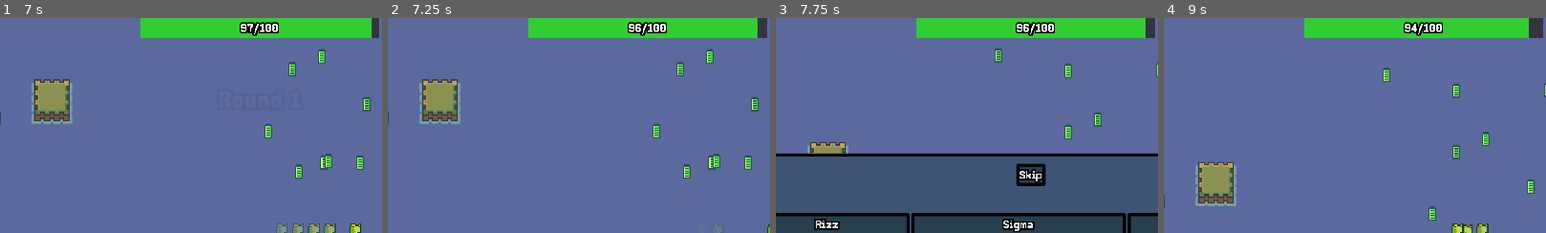
Above: before the commit, frames 1-4 (left to right).
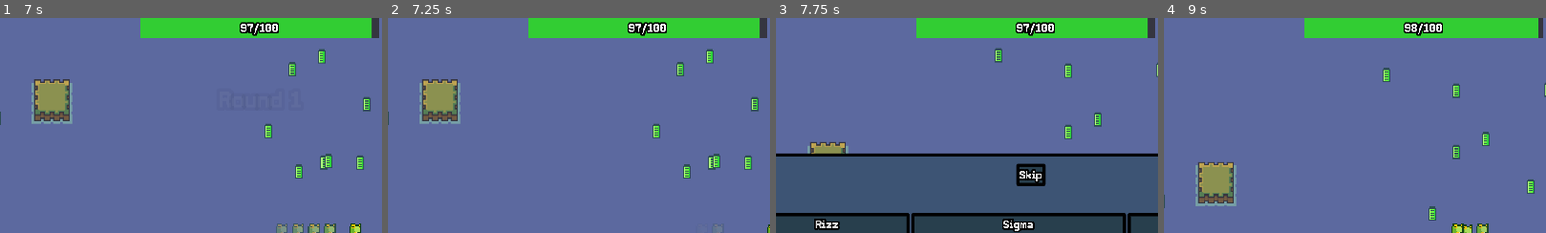
Above: after the commit, the same moments.

Repository: Snabes06/seakeeper
Game: Godot game, scene res://Scenes/StartMenu.tscn
The game is run twice, just before and just after one commit, with the same random seed, the same clock (stepped at 60 frames per second) and the same inputs.
Inputs:
- Up to frame 1 (7 s): click "Start" at 0.5 s; hold D (move_right) 1.28-2 s; tap Shift (dash) at 1.35, 5.85, 6.6 s; tap I (open_shop) at 1.52, 6.02 s; click "Skip" at 2 s; click "Skip" at 2.75 s; click "Rizz Price: 30 trash Increase…" at 3.5 s; click "Sigma Price: 50 trash Stops t…" at 4.25 s; click "Zoomies Price: 10 trash Incre…" at 5 s; tap Enter at 5.75 s; hold S (move_down) 5.78-6.53 s; hold D (move_right) from 6.53 s (still down)
- Up to frame 2 (7.25 s): keep holding D (move_right)
- Up to frame 3 (7.75 s): release D (move_right) at 7.28 s; hold W (move_up) from 7.28 s (still down); tap Shift (dash) at 7.35 s; tap I (open_shop) at 7.52 s
- Up to frame 4 (9 s): tap Space at 8 s; release W (move_up) at 8.03 s; hold A (move_left) from 8.03 s (still down); tap Shift (dash) at 8.1, 8.85 s; tap I (open_shop) at 8.27 s
The pictures show only the part of the screen within x 16-66%, y 0-50%; the shares and areas given below are measured in that part.

Frame 1 is identical in both runs. In frame 2, 0.1% of the frame differs, in the area x 64-98%, y 0-10%; in frame 3, 0.1%; in frame 4, 0.3%.
Error before the commit: Invalid call. Nonexistent function '_add_to_health' in base 'CanvasLayer (hud.gd)'. (res://Scripts/player.gd:102)

Commit message:
Partial Commit 0.025 v2
+Still working on some changes about code structure

Diff:
--- a/Scenes/hud.tscn
+++ b/Scenes/hud.tscn
@@ -7,7 +7,7 @@
 [ext_resource type="Script" uid="uid://06tvkthqln85" path="res://Scenes/game_over.gd" id="5_43w4t"]
 [ext_resource type="Script" uid="uid://t5mi6mgb6m57" path="res://Scripts/shop.gd" id="5_hkhr5"]
 [ext_resource type="Texture2D" uid="uid://0w3e25wpiwg4" path="res://Resources/OverlifeColor.png" id="6_36knk"]
-[ext_resource type="Script" uid="uid://biopryr451mj7" path="res://Scenes/rounds.gd" id="7_8jye8"]
+[ext_resource type="Script" uid="uid://biopryr451mj7" path="res://Scripts/rounds.gd" id="7_8jye8"]
 
 [sub_resource type="AtlasTexture" id="AtlasTexture_f43u2"]
 atlas = ExtResource("3_eaat0")
--- a/Scripts/hud.gd
+++ b/Scripts/hud.gd
@@ -36,21 +36,12 @@
 # updates hp related functions therefore progressing the game
 # also resulting in the end of the game.
 func _process(delta: float) -> void:
-	current_hp.text = str(roundi(health.value + overlife.value)) + "/" + str(roundi(health.max_value + overlife.max_value))
 	_decay_overlife(delta)
 	if overlife.value > 0:
 		_remove_from_overlife(delta)
-	else:
-		_remove_from_health(delta)
 	if health.value <= 0:
 		_end_game()
 
-# removes health from player
-func _remove_from_health(delta: float) -> void:
-	timer -= delta
-	if timer <= 0:
-		health.value -= damage_x
-		timer = 0.5
 
 # removes overlife health from player *is prioritized so that it is removed first
 func _remove_from_overlife(delta: float) -> void:
@@ -68,12 +59,18 @@
 			overlife.size.x -= 6
 		decay = 3
 
-# adds player health when picking up trash, will likely be replaced by different system in future updates.
-func update_health() -> void:
-	if health.value == 100:
-		overlife.value += 1
-	else:
-		health.value += 1
+## Updates specific hud element.
+func update_element(element: String, value: Variant) -> void:
+	match element:
+		"HP":
+			health.value = value
+			current_hp.text = str(roundi(health.value + overlife.value)) + "/" + str(roundi(health.max_value + overlife.max_value))
+		"HP_OVERLIFE":
+			overlife.value = value
+			current_hp.text = str(roundi(health.value + overlife.value)) + "/" + str(roundi(health.max_value + overlife.max_value))
+		"TRASH":
+			amount.text = str(roundi(value))
+
 
 # ends game
 func _end_game() -> void:
@@ -122,7 +119,7 @@
 
 			# increases size of overlife bar and total hp display over hp bar.
 			overlife.size.x += upgrade[index]["Value"] * 6
-			current_hp.text = str(roundi(health.value + overlife.value)) + "/" + str(roundi(health.max_value + overlife.max_value))
+			addstats.emit("Lifeline", upgrade[index]["Value"]) # sends a signal increasing players attraction radius.
 		"Sigma":
 			print("not")
 		"Leg Day":
--- a/Scripts/player.gd
+++ b/Scripts/player.gd
@@ -1,8 +1,15 @@
 extends CharacterBody2D
 
 # @export: Allows tweaking properties in inspector window
-@export var HP = 100 ## Player max health
-@export var TRASH = 0 ## Trash in player inventory
+@export var HP_MAX = 100 ## Player max health
+@export var HP = 100 ## Player current health
+@export var HP_OL_MAX = 0 ## Player max overlife
+@export var HP_OL = 0 ## Player current overlife
+
+@export var DAMAGE_INTERVAL = 0.5 ## Time between damage taken
+
+@export var TRASH = 0 ## Player current trash
+
 @export var MOVEMENT_SPEED = 100 ## Player movement speed
 @export var DASH_SPEED = 250 ## Player dash speed
 @export var DASH_DURATION = 0.25 ## Player dash duration
@@ -22,22 +29,24 @@
 var GHOST = preload("res://Scenes/Ghost.tscn")
 
 # Trash Counting
-@onready var trash_display = $Camera2D/HUD/Amount
 @onready var HUD = $Camera2D/HUD
-var COLLECTED = 0
 
 # Animations
 @onready var animation = $Sprite2D
 
 # Runs every frame
 func _physics_process(delta: float) -> void:
-	inputs()
+	if HP_OL == 0:
+		_take_damage(delta, 1) # Damage hp
+	else:
+		_take_ol_damage(delta, 1) # Damage overlife
+	_inputs()
 	_dash(delta)
 	_animation_handler()
 	move_and_slide()
 
 # Checks player input, inputs while dashing are ignored
-func inputs() -> void:
+func _inputs() -> void:
 	if IS_DASHING:
 		return
 	else:
@@ -96,22 +105,48 @@
 			animation.play("walk")
 
 func on_trash_collected() -> void:
-	HP += 1
 	TRASH += 1 * TRASH_MULTI
-	trash_display.text = str(roundi(TRASH))
-	HUD._add_to_health()
+	HUD.update_element("TRASH", TRASH)
+	_heal_hp()
+
+func _heal_hp() -> void:
+	if HP < 100:
+		HP += 1
+	if HP == 100 and HP_OL < HP_OL_MAX:
+		HP_OL += 1
+	HUD.update_element("HP", HP)
+	HUD.update_element("HP_OVERLIFE", HP_OL)
+
+func _take_damage(delta: float, damage: int) -> void:
+	DAMAGE_INTERVAL -= delta
+	if DAMAGE_INTERVAL <= 0:
+		HP -= damage
+		HUD.update_element("HP", HP)
+		HUD.update_element("HP_OVERLIFE", HP_OL)
+		DAMAGE_INTERVAL = 0.5
+
+func _take_ol_damage(delta: float, damage: int) -> void:
+	DAMAGE_INTERVAL -= delta
+	if DAMAGE_INTERVAL <= 0:
+		HP_OL -= damage
+		HUD.update_element("HP", HP)
+		HUD.update_element("HP_OVERLIFE", HP_OL)
+		DAMAGE_INTERVAL = 0.5
 
 func _remove(cost: Variant) -> void:
 	TRASH -= cost
-	trash_display.text = str(roundi(TRASH))
+	HUD.update_element("TRASH", TRASH)
 
-func _update_multipliers(stat: String, percentage: float) -> void:
+func _update_multipliers(stat: String, value: float) -> void:
 	match(stat):
 		"Zoomies":
-			SPEED_MULTI += percentage
+			SPEED_MULTI += value
 		"Rizz":
-			get_child(2).scale += Vector2(percentage, percentage)
+			get_child(2).scale += Vector2(value, value)
 		"Leg Day":
-			DASH_COOLDOWN_REDUCTION_MULTI *= percentage
+			DASH_COOLDOWN_REDUCTION_MULTI *= value
 		"Bountiful":
-			TRASH_MULTI *= percentage
+			TRASH_MULTI *= value
+		"Lifeline":
+			HP_OL_MAX = value
+			HP_OL = value
Renamed: Scenes/rounds.gd -> Scripts/rounds.gd
Renamed: Scenes/rounds.gd.uid -> Scripts/rounds.gd.uid
